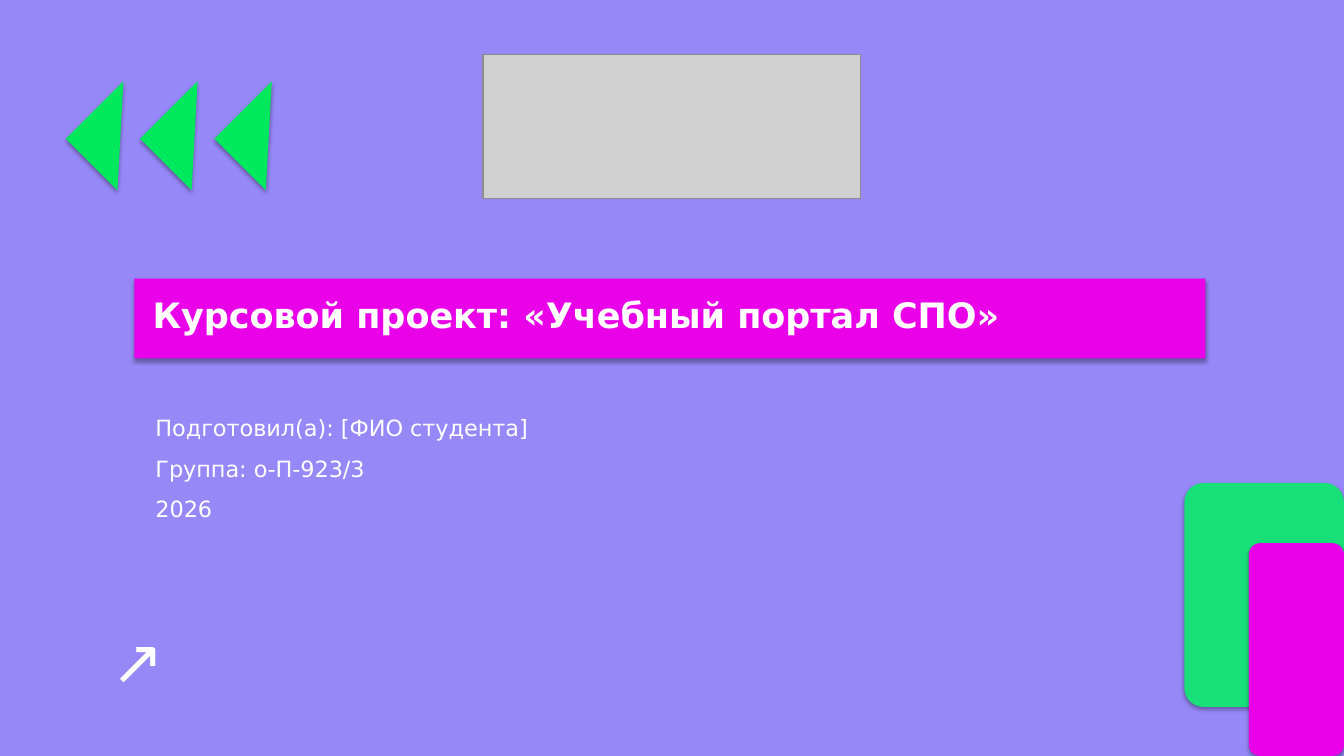
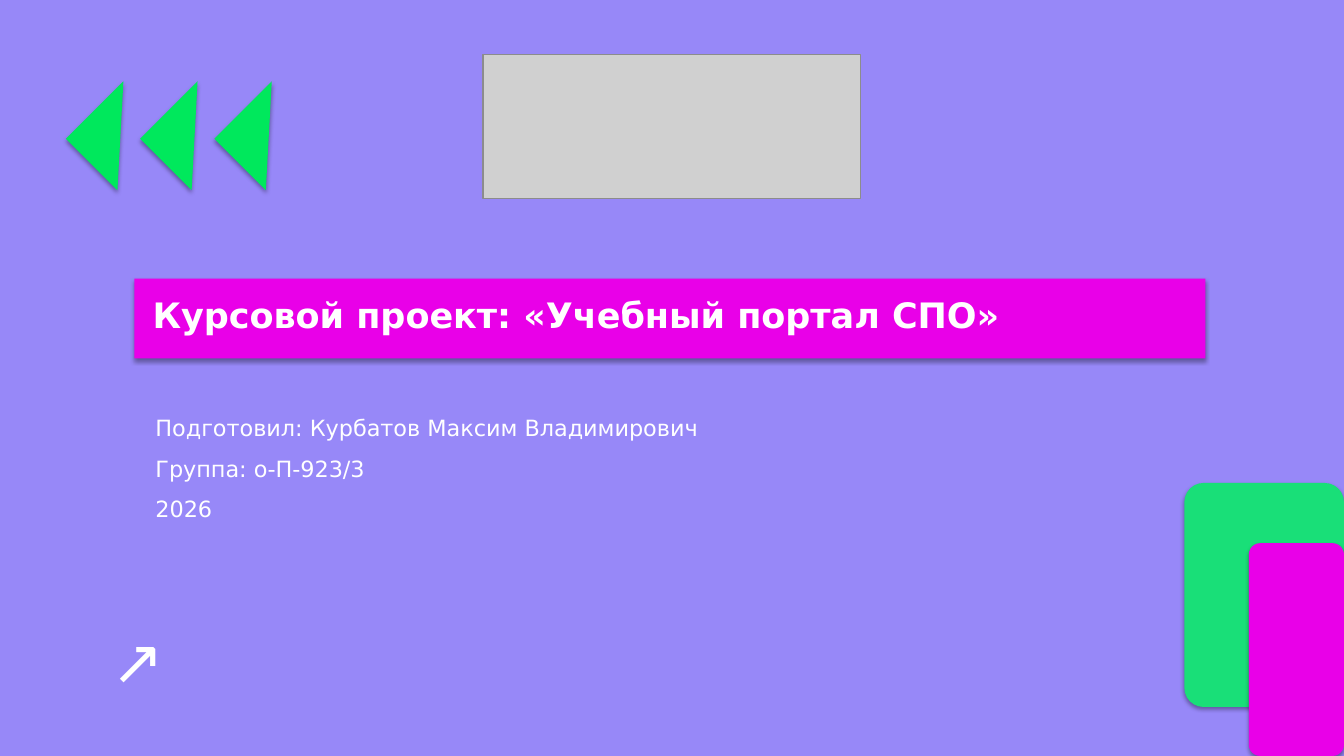
Before and after one commit to Britva52/ElectronicJournal, a slide deck: slide 1 of presentation/portal-presentation.pptx. Drawn at 1344x756 pixels with LibreOffice and Linux fonts; fonts in the diff are those of the drawing; grey boxes stand for pictures. Boxes give left, top, right and bottom in pixels: in the first picture for what was removed or moved away, otherwise in the second. Text is boxed around its words. In the diff, an @@ line names an element or a change of style, - is before the commit and + after.

```diff
--- a/presentation/portal-presentation.pptx
+++ b/presentation/portal-presentation.pptx
@@ text at [155, 419, 698, 441]: text changed @@
-Подготовил(а): [ФИО студента]
+Подготовил: Курбатов Максим Владимирович
```
Also in this commit, not shown: 1 slide added, 1 slide removed, 1 other file.
